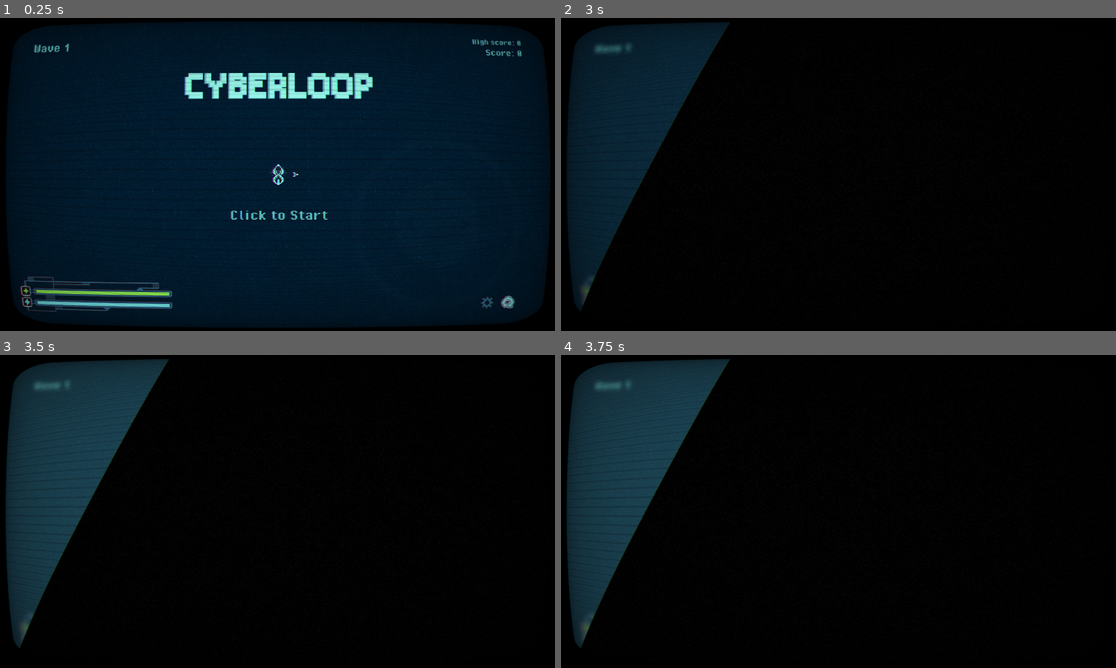
Above: before the commit, frames 1-4 (two rows, left to right).
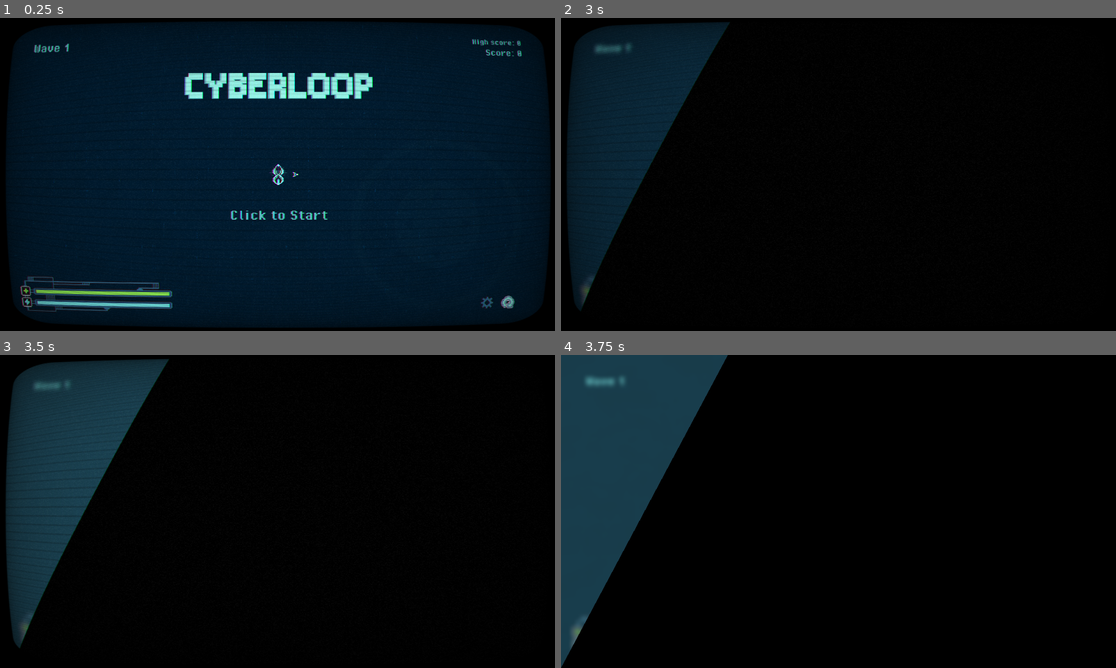
Above: after the commit, the same moments.

Repository: 20akshay00/cyberloop
Game: Godot game, scene res://scenes/world.tscn
Same seed, same stepped clock (60 frames per second), same inputs: the game is played once before the commit and once after it.
Inputs (mouse positions are in pixels of both pictures, inside the frame that each line leads up to):
- Up to frame 1 (0.25 s): no input
- Up to frame 2 (3 s): click (1077, 305) at 0.5 s; click (1077, 305) at 1.25 s; click (1077, 305) at 2 s; click (1054, 305) at 2.75 s
- Up to frame 3 (3.5 s): no input
- Up to frame 4 (3.75 s): click (838, 539) at 3.5 s, where only the run after the commit has a clickable "CRT overlay"

Frames 1-3 are identical in both runs. In frame 4, 4.1% of the frame differs, in the area x 0-31%, y 0-100%.

Commit message:
add crt toggle

Diff:
--- a/scenes/custom_camera.gd
+++ b/scenes/custom_camera.gd
@@ -18,6 +18,10 @@
 const ZOOM_SPEED := 0.25
 
 @onready var alert_rect: ColorRect = $CanvasLayer/AlertRect
+
+func _ready() -> void:
+	EventManager.crt_toggled.connect(func(state: bool): $CanvasLayer/CRT.visible = state)
+	$CanvasLayer/CRT.visible = Config.crt_enabled
 
 func _physics_process(delta: float) -> void:
 	if active_shake_time > 0:
--- a/scenes/settings.tscn
+++ b/scenes/settings.tscn
@@ -24,6 +24,8 @@
 expand_margin_top = 5.0
 expand_margin_right = 5.0
 expand_margin_bottom = 5.0
+
+[sub_resource type="StyleBoxEmpty" id="StyleBoxEmpty_83j8s"]
 
 [node name="Settings" type="Control"]
 layout_mode = 3
@@ -65,7 +67,7 @@
 size_flags_horizontal = 3
 theme_override_fonts/font = ExtResource("1_5p8wc")
 theme_override_font_sizes/font_size = 32
-text = "Volume settings"
+text = "Volume"
 horizontal_alignment = 1
 
 [node name="HSeparator" type="HSeparator" parent="VBoxContainer/VolumeControls"]
@@ -132,7 +134,7 @@
 size_flags_horizontal = 3
 theme_override_fonts/font = ExtResource("1_5p8wc")
 theme_override_font_sizes/font_size = 32
-text = "Sensitivity settings"
+text = "Sensitivity"
 horizontal_alignment = 1
 
 [node name="HSeparator" type="HSeparator" parent="VBoxContainer/Sensitivity"]
@@ -214,6 +216,31 @@
 layout_mode = 2
 theme_override_constants/separation = 60
 
+[node name="Visuals" type="VBoxContainer" parent="VBoxContainer"]
+layout_mode = 2
+
+[node name="Label" type="Label" parent="VBoxContainer/Visuals"]
+layout_mode = 2
+theme_override_fonts/font = ExtResource("1_5p8wc")
+theme_override_font_sizes/font_size = 32
+text = "Visuals"
+horizontal_alignment = 1
+
+[node name="CheckBox" type="CheckBox" parent="VBoxContainer/Visuals"]
+layout_mode = 2
+theme_override_constants/h_separation = 20
+theme_override_fonts/font = ExtResource("1_5p8wc")
+theme_override_font_sizes/font_size = 32
+theme_override_styles/focus = SubResource("StyleBoxEmpty_83j8s")
+button_pressed = true
+text = "CRT overlay"
+flat = true
+
+[node name="HSeparator3" type="HSeparator" parent="VBoxContainer"]
+modulate = Color(1, 1, 1, 0)
+layout_mode = 2
+theme_override_constants/separation = 60
+
 [node name="ControlScheme" type="VBoxContainer" parent="VBoxContainer"]
 layout_mode = 2
 
@@ -269,6 +296,7 @@
 [connection signal="value_changed" from="VBoxContainer/Sensitivity/MouseSensitivity/MouseSlider" to="." method="_on_mouse_slider_value_changed"]
 [connection signal="value_changed" from="VBoxContainer/Sensitivity/RotationSensitivity/RotationSlider" to="." method="_on_rotation_slider_value_changed"]
 [connection signal="value_changed" from="VBoxContainer/Sensitivity/AccSensitivity/AccSlider" to="." method="_on_acc_slider_value_changed"]
+[connection signal="toggled" from="VBoxContainer/Visuals/CheckBox" to="." method="_on_check_box_toggled"]
 [connection signal="toggled" from="VBoxContainer/ControlScheme/Buttons/MouseButton" to="." method="_on_mouse_button_toggled"]
 [connection signal="toggled" from="VBoxContainer/ControlScheme/Buttons/KeyboardButton" to="." method="_on_keyboard_button_toggled"]
 [connection signal="toggled" from="VBoxContainer/ControlScheme/Buttons/ControllerButton" to="." method="_on_controller_button_toggled"]
--- a/scripts/event_manager.gd
+++ b/scripts/event_manager.gd
@@ -15,3 +15,5 @@
 
 signal draw_enabled
 signal draw_disabled
+
+signal crt_toggled(state: bool)
--- a/scripts/player.gd
+++ b/scripts/player.gd
@@ -243,6 +243,10 @@
 	EventManager.player_health_changed.emit()
 	EventManager.player_hit.emit()
 
+func add_health(val: float) -> void:
+	health = min(MAX_HEALTH, health + val)
+	EventManager.player_health_changed.emit()
+
 func _activate_invincibility(duration: float = 4) -> void:
 	_is_invincible = true
 	if _invincibility_tween: _invincibility_tween.kill()
@@ -256,10 +260,6 @@
 
 func _shake_screen() -> void:
 	camera.screen_shake(8, 0.5)
-
-func add_health(val: float) -> void:
-	health = min(MAX_HEALTH, health + val)
-	EventManager.player_health_changed.emit()
 
 func death() -> void:
 	_is_active = false
--- a/scripts/player_config.gd
+++ b/scripts/player_config.gd
@@ -11,3 +11,5 @@
 # for keyboard controls
 @export var rotation_sensitivity: float = 4.
 @export var acceleration_sensitivity: float = 800.
+
+@export var crt_enabled: bool = true
--- a/scripts/settings.gd
+++ b/scripts/settings.gd
@@ -11,6 +11,7 @@
 @onready var rotation_slider: HSlider = $VBoxContainer/Sensitivity/RotationSensitivity/RotationSlider
 @onready var acc_slider: HSlider = $VBoxContainer/Sensitivity/AccSensitivity/AccSlider
 @onready var mouse_slider: HSlider = $VBoxContainer/Sensitivity/MouseSensitivity/MouseSlider
+@onready var check_box: CheckBox = $VBoxContainer/Visuals/CheckBox
 
 var button_map: Dictionary
 var tween: Tween
@@ -37,6 +38,7 @@
 	mouse_slider.value = Config.cursor_sensitivity
 	acc_slider.value = Config.acceleration_sensitivity
 	rotation_slider.value = Config.rotation_sensitivity
+	check_box.button_pressed = Config.crt_enabled
 
 func _process(delta: float) -> void:
 	if Input.is_action_just_pressed("exit"):
@@ -96,3 +98,7 @@
 
 func _on_mouse_slider_value_changed(value: float) -> void:
 	Config.cursor_sensitivity = value
+
+func _on_check_box_toggled(toggled_on: bool) -> void:
+	Config.crt_enabled = toggled_on
+	EventManager.crt_toggled.emit(toggled_on)
Binary file changed: assets/art/controller_playstation4.png
Not shown: 1 places in scenes/settings.tscn that only renumber resources
